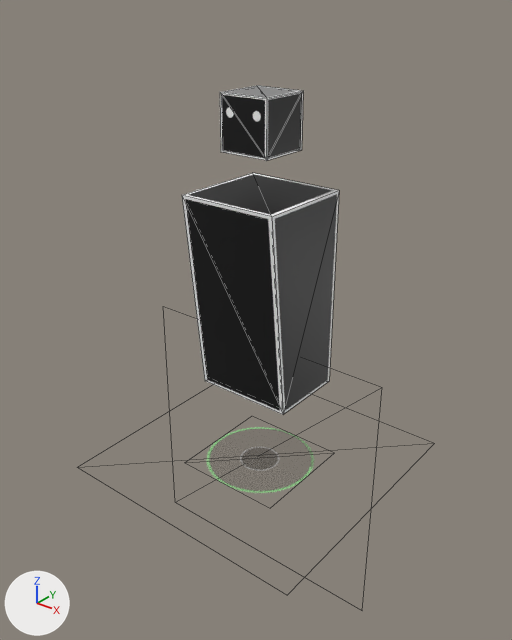
The glTF model public/3d/human-0.glb, before and after one commit.
Camera for both pictures: a 50 mm lens placed at (2.02, -2.56, 2.42), pointed at (-0.04, 0.02, 0.82). Arrows for +X, +Y and +Z are at lower left; the lights stay in place. Mesh edges are drawn as thin lines. Vertices at the same position are counted once.

The older version as bpy lines, for what is in view:
```python
me_cube_003 = bpy.data.meshes.new('Cube.003')
me_cube_003.from_pydata(...)  # 44 vertices, 52 faces; spans x -0.71..0.71, y -0.71..0.71, z -0.71..1.96
me_cube_003.materials.append(mat_human_0_material)  # picture img_human_0_tex
ob_human_0_mesh = bpy.data.objects.new('human-0-mesh', me_cube_003)
ob_human_0_mesh.location = (0.0, 0.0, 0.0)
```
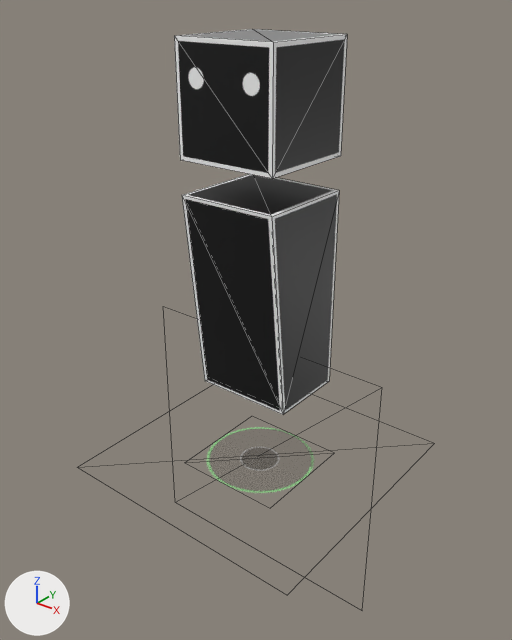
Commit message: feat: human-0: try larger head

Changed parts and their boxes [x1, y1, x2, y2] in the pictures (512 x 640 px; the box of a moved part takes in the faces that stretch with it):
'human-0-mesh', reshaped: before [182, 86, 339, 492]; after [174, 29, 347, 492]
part 1 of me_cube_003, moved or reshaped: before [220, 86, 303, 161]; after [174, 29, 347, 179]

Patch to the scene script:
```diff
--- a/public/3d/human-0.glb.py
+++ b/public/3d/human-0.glb.py
@@ me_cube_003 @@
 me_cube_003.from_pydata(...)  # 44 vertices, 52 faces; spans x -0.71..0.71, y -0.71..0.71, z -0.71..1.96
 # used by ob_human_0_mesh; location = (0.0, 0.0, 0.0)
+# me_cube_003 part 1: the loose piece of 8 vertices spanning x -0.13..0.13, y -0.13..0.13, z 1.7..1.96 is scaled about its middle by 2, then moved by (0.0, 0.0, 0.1)
 me_cube_003.materials.append(mat_human_0_material)
```
